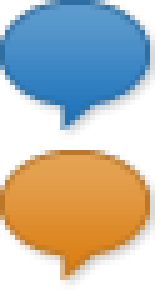
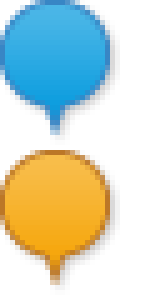
Layered file, before and after one edit (w=155, h=300). Changes by layer:
hid "レイヤー 1 のコピー" over <box>0,150,150,280</box>
added layer "レイヤー 2 のコピー" above "レイヤー 2" over <box>0,150,110,285</box>
added layer "レイヤー 2" above "レイヤー 1" over <box>0,0,110,135</box>
hid "レイヤー 1" over <box>0,0,150,130</box>
